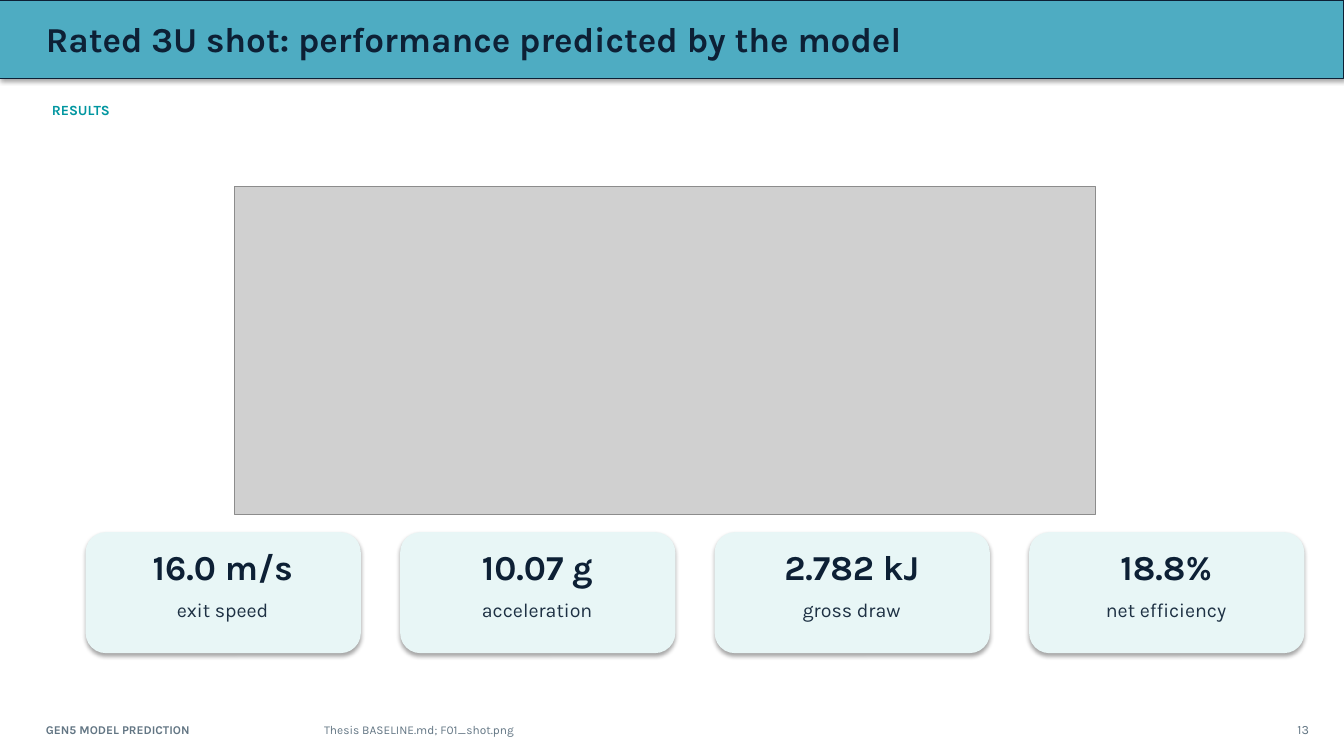
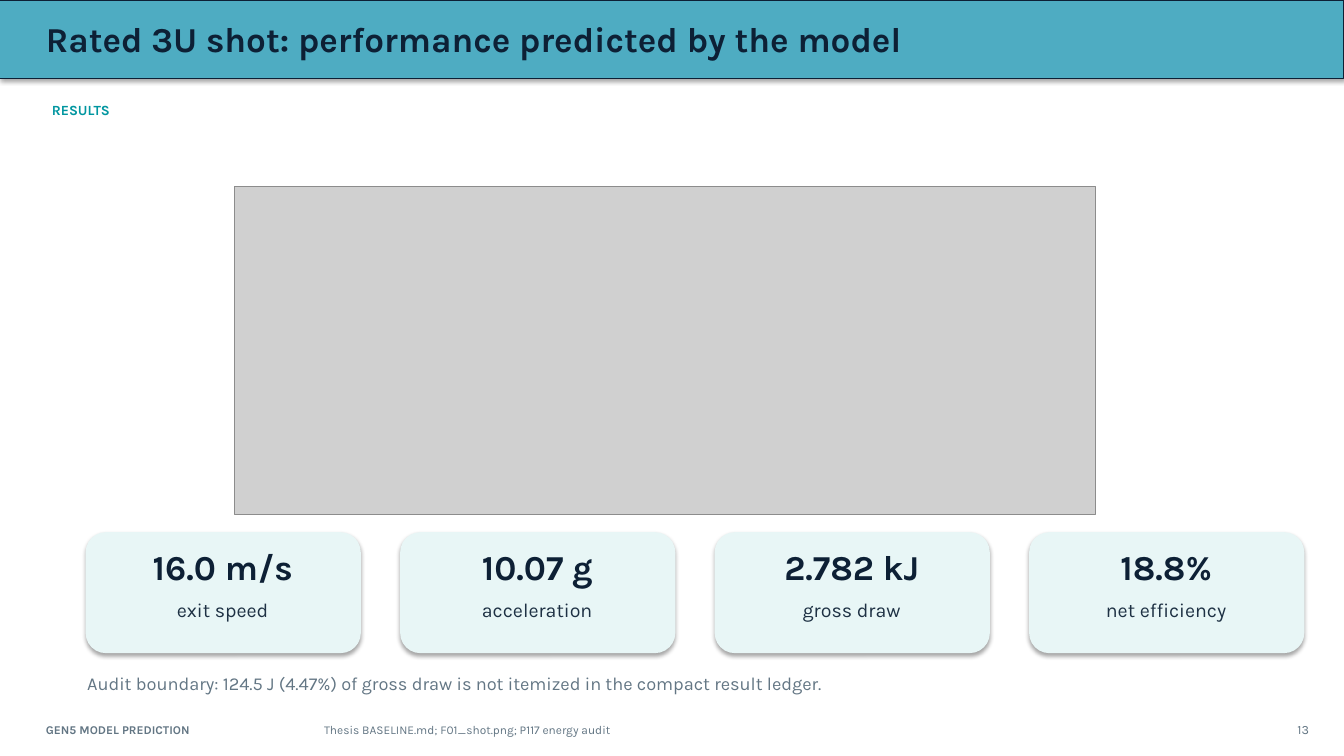
Before and after one commit to aaaaaaaaaaaavm/VOLLEY-thesis, a slide deck: slide 13 of university/final_review_2026_10_10/VOLLEY_Final_Review_2026-10-10.pptx. Drawn at 1344x756 pixels with LibreOffice and Linux fonts; fonts in the diff are those of the drawing; grey boxes stand for pictures. Boxes give left, top, right and bottom in pixels: in the first picture for what was removed or moved away, otherwise in the second. Text is boxed around its words. In the diff, an @@ line names an element or a change of style, - is before the commit and + after.

Commit message:
Publish audited Gen5 thesis review pack and computational evidence

```diff
--- a/university/final_review_2026_10_10/VOLLEY_Final_Review_2026-10-10.pptx
+++ b/university/final_review_2026_10_10/VOLLEY_Final_Review_2026-10-10.pptx
@@ text added at (87,677,822,695), 13 pt, text #637684 @@
+Audit boundary: 124.5 J (4.47%) of gross draw is not itemized in the compact result ledger.
@@ text at (324,726,610,737): text changed @@
-Thesis BASELINE.md; F01_shot.png
+Thesis BASELINE.md; F01_shot.png; P117 energy audit
```
Also in this commit, not shown: 23 other files.
